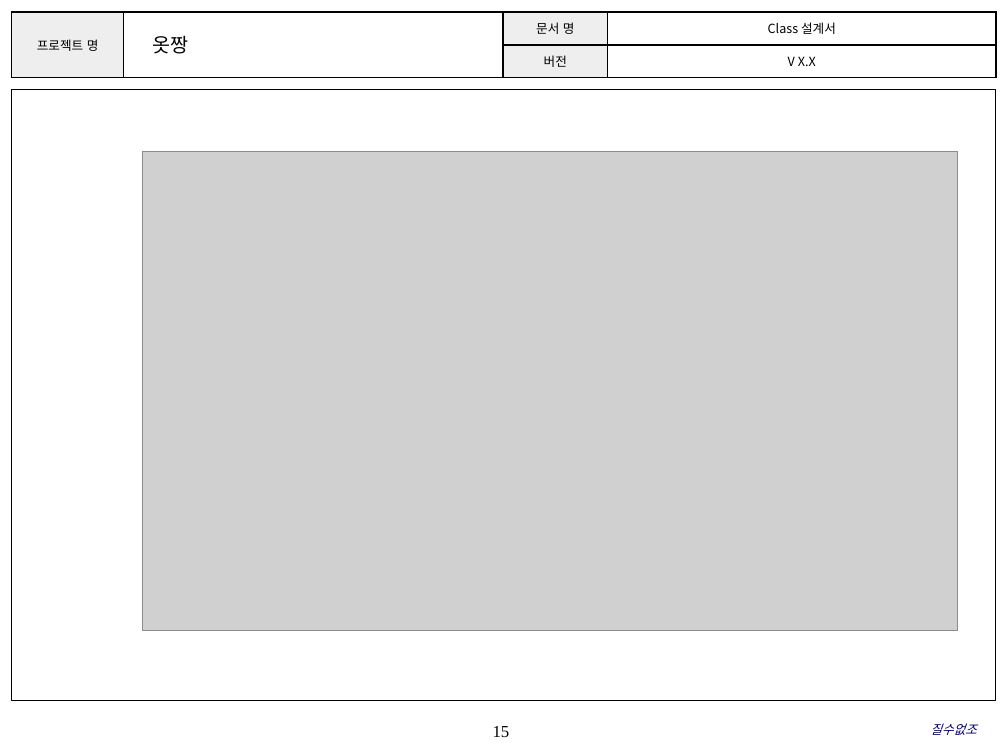
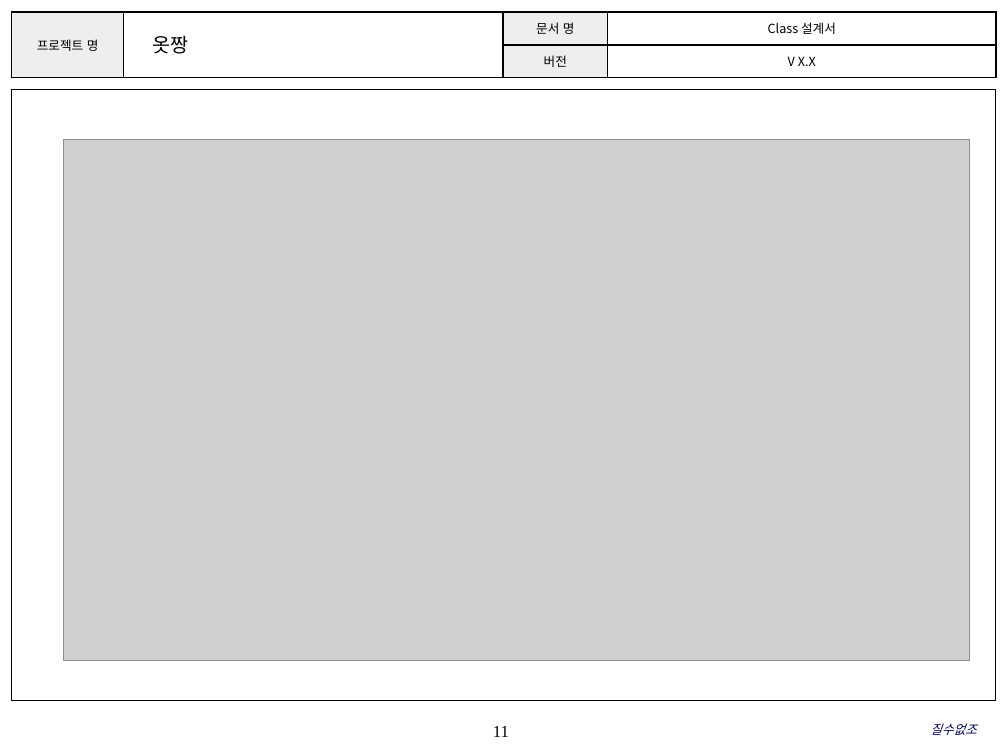
Before and after one commit to songsurl00/SoftwareEngineering2022, a slide deck: slide 11 of Class&SeqDiagram/ClassDesign.pptx (slide 15 before the commit). Drawn at 1008x756 pixels with LibreOffice and Linux fonts; fonts in the diff are those of the drawing; grey boxes stand for pictures; background and template pictures are left out. Boxes give left, top, right and bottom in pixels: in the first picture for what was removed or moved away, otherwise in the second. Text is boxed around its words. In the diff, an @@ line names an element or a change of style, - is before the commit and + after.

```diff
--- a/Class&SeqDiagram/ClassDesign.pptx
+++ b/Class&SeqDiagram/ClassDesign.pptx
@@ picture: place and size @@
-picture at bbox=[142, 152, 958, 631]
+picture at bbox=[64, 140, 970, 660]
@@ page number at bbox=[493, 726, 509, 737]: text changed @@
-15
+11
```
Also in this commit, not shown: 8 other slides changed, 5 slides added, 1 other file.
